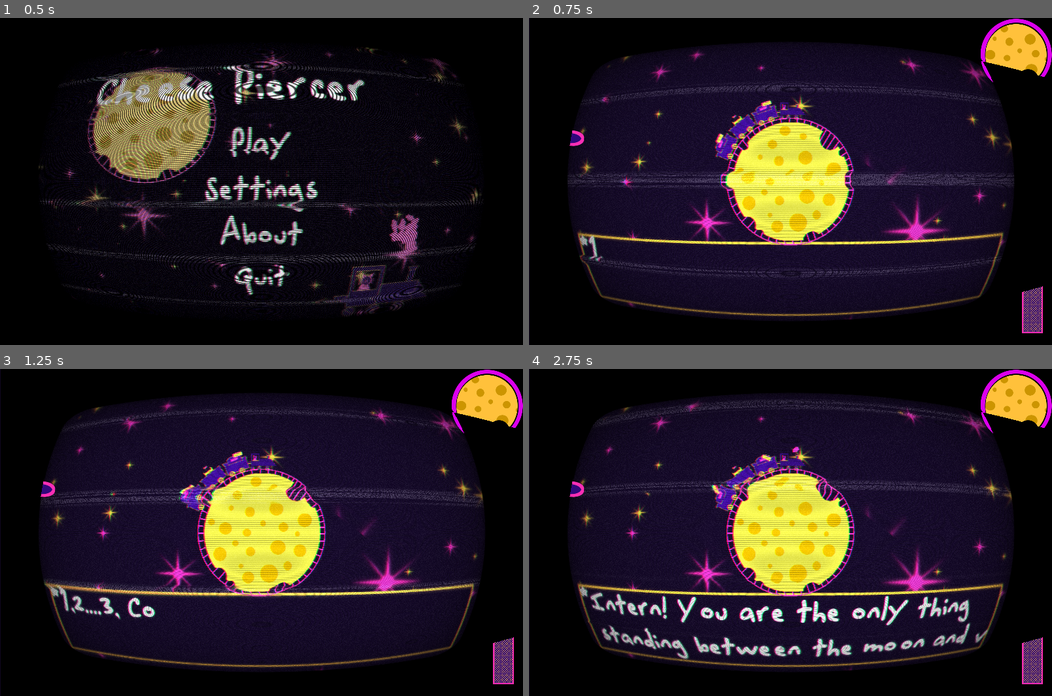
Above: before the commit, frames 1-4 (two rows, left to right).
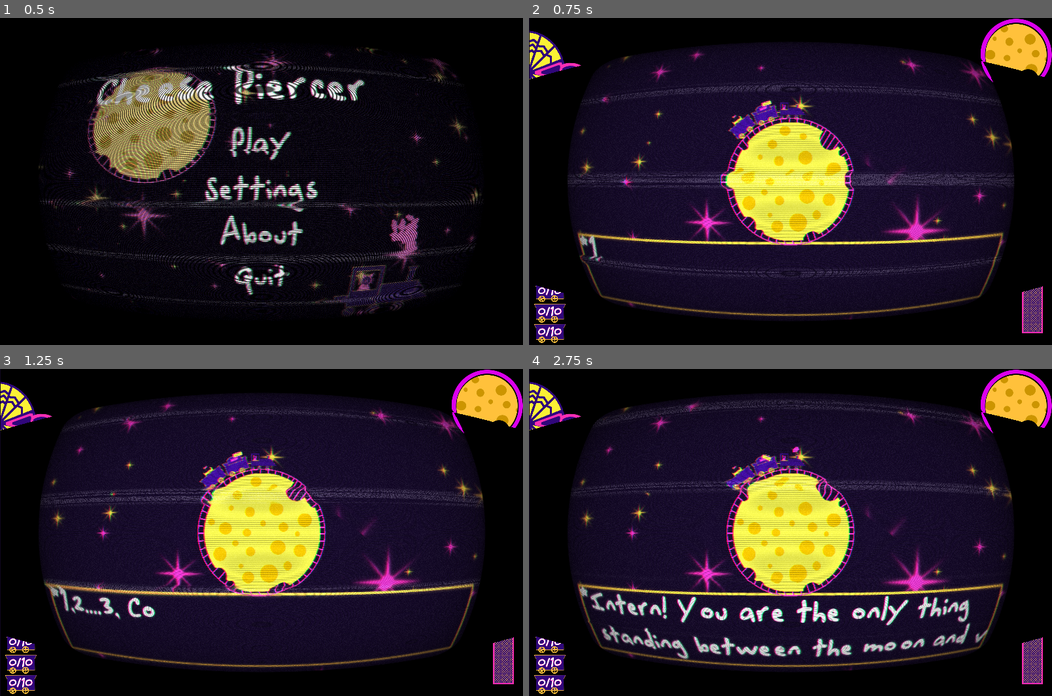
Above: after the commit, the same moments.

Repository: emmdie/MoonGame
Game: Godot game, scene res://scene/UI/MainMenu.tscn
The game is run twice, just before and just after one commit, with the same random seed, the same clock (stepped at 60 frames per second) and the same inputs. The engine's default icon, where the game draws it, is replaced by a stand-in: a white triangle on a blue panel in a dark square.
Inputs (mouse positions are in pixels of both pictures, inside the frame that each line leads up to):
- Up to frame 1 (0.5 s): no input
- Up to frame 2 (0.75 s): click "Play" at 0.5 s
- Up to frame 3 (1.25 s): no input
- Up to frame 4 (2.75 s): tap Enter (ui_accept) at 1.25, 1.52, 2.27 s; move the mouse to (905, 516) at 1.27 s; hold W (speed_up) 1.28-2.03 s; tap 1 (select_cart1) at 1.35 s; tap 2 (select_cart2) at 1.55, 2.1 s; move the mouse to (685, 548) at 2.02 s; hold Down (speed_down) from 2.03 s (still down); tap 3 (select_cart3) at 2.3 s

Frame 1 is identical in both runs. In frame 2, 1.8% of the frame differs, in the area x 0-40%, y 3-100%; in frame 3, 1.9%; in frame 4, 1.9%.

Commit message:
implement reload time

Diff:
--- a/TrainControl.gd
+++ b/TrainControl.gd
@@ -17,20 +17,25 @@
 		gearDown()
 
 	if(Input.is_action_just_pressed("select_cart1")):
-		deselectAllCarts()
-		cart1.select(true)
+		if(cart1.enabled==true):
+			deselectAllCarts()
+			cart1.select(true)
 	if(Input.is_action_just_pressed("select_cart2")):
-		deselectAllCarts()
-		cart2.select(true)
+		if(cart2.enabled==true):
+			deselectAllCarts()
+			cart2.select(true)
 	if(Input.is_action_just_pressed("select_cart3")):
-		deselectAllCarts()
-		cart3.select(true)
+		if(cart3.enabled==true):
+			deselectAllCarts()
+			cart3.select(true)
 	if(Input.is_action_just_pressed("select_cart4")):
-		deselectAllCarts()
-		cart4.select(true)
+		if(cart4.enabled==true):
+			deselectAllCarts()
+			cart4.select(true)
 	if(Input.is_action_just_pressed("select_cart5")):
-		deselectAllCarts()
-		cart5.select(true)
+		if(cart5.enabled==true):
+			deselectAllCarts()
+			cart5.select(true)
 
 func _ready():
 	cart1.setTurret(load("res://scene/Train/Turrets/Shooter/ShooterT1.tscn"))
@@ -40,7 +45,7 @@
 	cart5.setTurret(load("res://scene/Train/Turrets/Shooter/ShooterT1.tscn"))
 	cart1.setEnabled(true)
 	cart2.setEnabled(true)
-	cart3.setEnabled(true)
+	cart3.setEnabled(false)
 	cart4.setEnabled(false)
 	cart5.setEnabled(false)
 	deselectAllCarts()
@@ -83,3 +88,10 @@
 	cart3.select(false)
 	cart4.select(false)
 	cart5.select(false)
+
+func updateAmmoRelations(array):
+	cart1.setLabel(array[0])
+	cart2.setLabel(array[1])
+	cart3.setLabel(array[2])
+	cart4.setLabel(array[3])
+	cart5.setLabel(array[4])
--- a/scene/Levels/Level.gd
+++ b/scene/Levels/Level.gd
@@ -31,7 +31,7 @@
 	train_health = max_train_health
 	$UI/TrainHealthBar.max_value = max_train_health
 	$UI/TrainHealthBar.value = train_health
-
+	updateCartLabels()
 
 
 	score = 0
@@ -100,3 +100,8 @@
 	textbox.queue_text("Change gears with (w/up) and (s/down)")
 	textbox.queue_text("Fire using your mouse, you better don't miss")
 	textbox.queue_text("If either the train or moon dies, that's it")
+	updateCartLabels()
+
+func updateCartLabels():
+	var array = $UI/CartsUI.getArrayOfCarts()
+	$Moon/TrainControl.updateAmmoRelations(array)
--- a/scene/Levels/Level.tscn
+++ b/scene/Levels/Level.tscn
@@ -19,6 +19,7 @@
 [ext_resource path="res://assets/art/UI/trainHealthBar/balkenweiß.png" type="Texture" id=17]
 [ext_resource path="res://assets/art/UI/moonHealthBar/smallMoonCircumference.png" type="Texture" id=18]
 [ext_resource path="res://assets/art/UI/moonHealthBar/smallMoon.png" type="Texture" id=19]
+[ext_resource path="res://scene/UI/CartOverview.tscn" type="PackedScene" id=20]
 
 [sub_resource type="Shader" id=4]
 code = "/*
@@ -315,6 +316,7 @@
 [node name="UI" type="Node2D" parent="."]
 
 [node name="SpeedLever" parent="UI" instance=ExtResource( 6 )]
+position = Vector2( 300, 270 )
 
 [node name="ScoreLabel" type="Label" parent="UI"]
 anchor_left = 0.5
@@ -356,6 +358,9 @@
 texture_progress = ExtResource( 19 )
 fill_mode = 5
 
+[node name="CartsUI" parent="UI" instance=ExtResource( 20 )]
+position = Vector2( 20, 1100 )
+
 [node name="ParallaxBackground" type="ParallaxBackground" parent="."]
 script = ExtResource( 10 )
 
--- a/scene/Train/TrainCart.gd
+++ b/scene/Train/TrainCart.gd
@@ -5,6 +5,8 @@
 
 export (PackedScene) var turret
 var selected = false
+var enabled = true
+var label
 
 func fireTurret():
 	pass
@@ -25,9 +27,14 @@
 	emit_signal("cart_damaged")
 
 func setEnabled(boolean):
+	enabled=boolean
 	$AnimatedSprite.visible = boolean
 	$CollisionShape2D.disabled = !boolean
 	turret.setEnabled(boolean)
+
+func setLabel(newLabel):
+	label = newLabel
+	turret.setLabel(newLabel)
 
 func select(boolean):
 	turret.select(boolean)
--- a/scene/Train/Turrets/Shooter/Projectiles/rocket.gd
+++ b/scene/Train/Turrets/Shooter/Projectiles/rocket.gd
@@ -1 +1 @@
-extends "res://scene/Train/Turrets/Turrets.gd"
+extends "res://scene/Train/Turrets/Shooter/Projectiles/Bullet.gd"
--- a/scene/Train/Turrets/Turrets.gd
+++ b/scene/Train/Turrets/Turrets.gd
@@ -7,7 +7,11 @@
 var selected = false
 var enabled
 onready var gunfire = get_node("Barrel/Muzzle/Gunfire")
-
+export var maxAmmo = 5
+export onready var ammo = maxAmmo
+export var reloadTime = 2
+var label
+var reloading = false
 func _ready():
 	$Hitbox.connect("body_entered", self, "_on_Hitbox_body_entered")
 
@@ -27,12 +31,17 @@
 	get_node("Barrel").look_at(get_global_mouse_position())
 
 func shoot():
-	var b = Bullet.instance()
-	b.global_position = get_node("Barrel/Muzzle").global_position
-	b.global_rotation =  get_node("Barrel/Muzzle").global_rotation
-	b.connect("hit_mouse", self, "_on_Bullet_hit_mouse")
-	get_node('/root').add_child(b)
-	gunfire.emitting = true
+	if (ammo >= 1):
+		var b = Bullet.instance()
+		b.global_position = get_node("Barrel/Muzzle").global_position
+		b.global_rotation =  get_node("Barrel/Muzzle").global_rotation
+		b.connect("hit_mouse", self, "_on_Bullet_hit_mouse")
+		get_node('/root').add_child(b)
+		gunfire.emitting = true
+		label.shoot()
+		ammo =ammo- 1
+		if (ammo == 0&&!reloading):
+			reload()
 
 func _on_Bullet_hit_mouse():
 	emit_signal("shot_mouse")
@@ -45,3 +54,22 @@
 
 func select(boolean):
 	selected = boolean
+
+func reload():
+	reloading = true
+	label.reload(reloadTime)
+	var t = Timer.new()
+	t.set_wait_time(3)
+	t.set_one_shot(true)
+	self.add_child(t)
+	t.start()
+	yield(t, "timeout")
+	t.queue_free()
+	ammo = maxAmmo
+	reloading = false
+
+
+func setLabel(newLabel):
+	label = newLabel
+	newLabel.ammoCurrent = ammo
+	newLabel.ammoMax = maxAmmo
--- /dev/null
+++ b/scene/UI/CartOverview.gd
@@ -0,0 +1,17 @@
+extends Node2D
+
+
+# Declare member variables here. Examples:
+# var a = 2
+# var b = "text"
+
+
+# Called when the node enters the scene tree for the first time.
+func _ready():
+	pass # Replace with function body.
+
+func getArrayOfCarts():
+	var array = []
+	for child in get_children():
+		array.append(child)
+	return array
--- a/scene/UI/CartOverview.tscn
+++ b/scene/UI/CartOverview.tscn
@@ -1,59 +1,27 @@
-[gd_scene load_steps=2 format=2]
+[gd_scene load_steps=3 format=2]
 
 [ext_resource path="res://scene/UI/cartUi.tscn" type="PackedScene" id=1]
+[ext_resource path="res://scene/UI/CartOverview.gd" type="Script" id=2]
 
-[node name="VBoxContainer" type="VBoxContainer"]
-anchor_right = 1.0
-anchor_bottom = 1.0
-margin_top = 100.0
-margin_bottom = -200.0
-size_flags_horizontal = 3
-size_flags_vertical = 3
+[node name="CartOverview" type="Node2D"]
+script = ExtResource( 2 )
 
-[node name="CenterContainer" type="CenterContainer" parent="."]
-margin_right = 2560.0
-margin_bottom = 321.0
-size_flags_horizontal = 3
-size_flags_vertical = 3
+[node name="Cart1" parent="." instance=ExtResource( 1 )]
+position = Vector2( 80, 20 )
+scale = Vector2( 0.3, 0.3 )
 
-[node name="Cart5" parent="CenterContainer" instance=ExtResource( 1 )]
-scale = Vector2( 0.7, 0.7 )
+[node name="Cart2" parent="." instance=ExtResource( 1 )]
+position = Vector2( 80, 120 )
+scale = Vector2( 0.3, 0.3 )
 
-[node name="CenterContainer2" type="CenterContainer" parent="."]
-margin_top = 325.0
-margin_right = 2560.0
-margin_bottom = 646.0
-size_flags_vertical = 3
+[node name="Cart3" parent="." instance=ExtResource( 1 )]
+position = Vector2( 80, 220 )
+scale = Vector2( 0.3, 0.3 )
 
-[node name="Cart4" parent="CenterContainer2" instance=ExtResource( 1 )]
-position = Vector2( 0, -4 )
-scale = Vector2( 0.7, 0.7 )
+[node name="Cart4" parent="." instance=ExtResource( 1 )]
+position = Vector2( 80, 321 )
+scale = Vector2( 0.3, 0.3 )
 
-[node name="CenterContainer3" type="CenterContainer" parent="."]
-margin_top = 650.0
-margin_right = 2560.0
-margin_bottom = 971.0
-size_flags_vertical = 3
-
-[node name="Cart3" parent="CenterContainer3" instance=ExtResource( 1 )]
-position = Vector2( 0, -8 )
-scale = Vector2( 0.7, 0.7 )
-
-[node name="CenterContainer4" type="CenterContainer" parent="."]
-margin_top = 975.0
-margin_right = 2560.0
-margin_bottom = 1296.0
-size_flags_vertical = 3
-
-[node name="Cart2" parent="CenterContainer4" instance=ExtResource( 1 )]
-position = Vector2( 0, -12 )
-scale = Vector2( 0.7, 0.7 )
-
-[node name="CenterContainer5" type="CenterContainer" parent="."]
-margin_top = 1300.0
-margin_right = 2560.0
-margin_bottom = 1300.0
-
-[node name="Cart1" parent="CenterContainer5" instance=ExtResource( 1 )]
-position = Vector2( 0, -16 )
-scale = Vector2( 0.7, 0.7 )
+[node name="Cart5" parent="." instance=ExtResource( 1 )]
+position = Vector2( 80, 420 )
+scale = Vector2( 0.3, 0.3 )
--- a/scene/UI/cartUi.gd
+++ b/scene/UI/cartUi.gd
@@ -1,10 +1,10 @@
 extends Node2D
-export var ammoMax = 10
-export var ammoCurrent = 0
+var ammoMax
+var ammoCurrent
 var reloading = false
 
 func _ready():
-	reload(3)
+	$ProgressBar.visible = false
 
 func _process(delta):
 	if (reloading ==true):
@@ -20,9 +20,15 @@
 	$ReloadTimer.wait_time = duration
 	$ReloadTimer.start(duration)
 	$ProgressBar.visible = true
+	ammoCurrent = ammoMax
+	updateLabel()
 
 func _on_ReloadTimer_timeout():
 	$AmmoLabel.visible = true
 	$ProgressBar.visible = false
 	reloading = false
 	ammoCurrent = ammoMax
+
+func shoot():
+	ammoCurrent -= ammoCurrent
+	updateLabel()
--- a/scene/UI/cartUi.tscn
+++ b/scene/UI/cartUi.tscn
@@ -5,7 +5,7 @@
 [ext_resource path="res://assets/font/SpaceCowboy-6RXg.ttf" type="DynamicFontData" id=3]
 
 [sub_resource type="DynamicFont" id=1]
-size = 130
+size = 200
 outline_size = 4
 outline_color = Color( 0.980392, 0.184314, 0.709804, 1 )
 font_data = ExtResource( 3 )
@@ -16,16 +16,17 @@
 [sub_resource type="StyleBoxFlat" id=3]
 bg_color = Color( 1, 1, 1, 1 )
 
-[node name="Node2D" type="Node2D"]
+[node name="CartUi" type="Node2D"]
 script = ExtResource( 2 )
 
 [node name="Sprite" type="Sprite" parent="."]
 texture = ExtResource( 1 )
 
 [node name="AmmoLabel" type="Label" parent="."]
-margin_left = -185.0
-margin_right = 162.0
-margin_bottom = 113.0
+margin_left = -194.0
+margin_top = -43.0
+margin_right = 195.0
+margin_bottom = 183.0
 custom_fonts/font = SubResource( 1 )
 text = "0/10"
 align = 1
@@ -35,9 +36,9 @@
 [node name="ProgressBar" type="ProgressBar" parent="."]
 anchor_left = 0.5
 anchor_right = 0.5
-margin_left = -153.0
-margin_top = 45.0
-margin_right = 147.0
+margin_left = -209.0
+margin_top = -15.0
+margin_right = 206.0
 margin_bottom = 95.0
 custom_styles/fg = SubResource( 2 )
 custom_styles/bg = SubResource( 3 )
Not shown: 1 places in scene/Levels/Level.tscn that only renumber resources
Not shown: 1 places in scene/Train/TrainControl.tscn that only renumber resources
